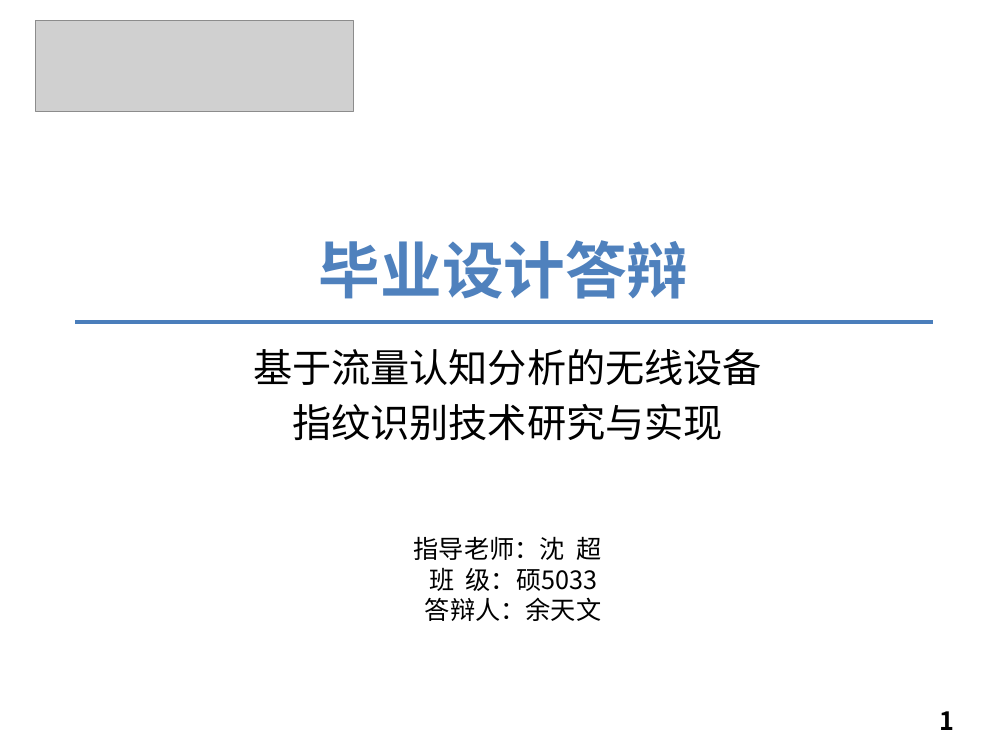
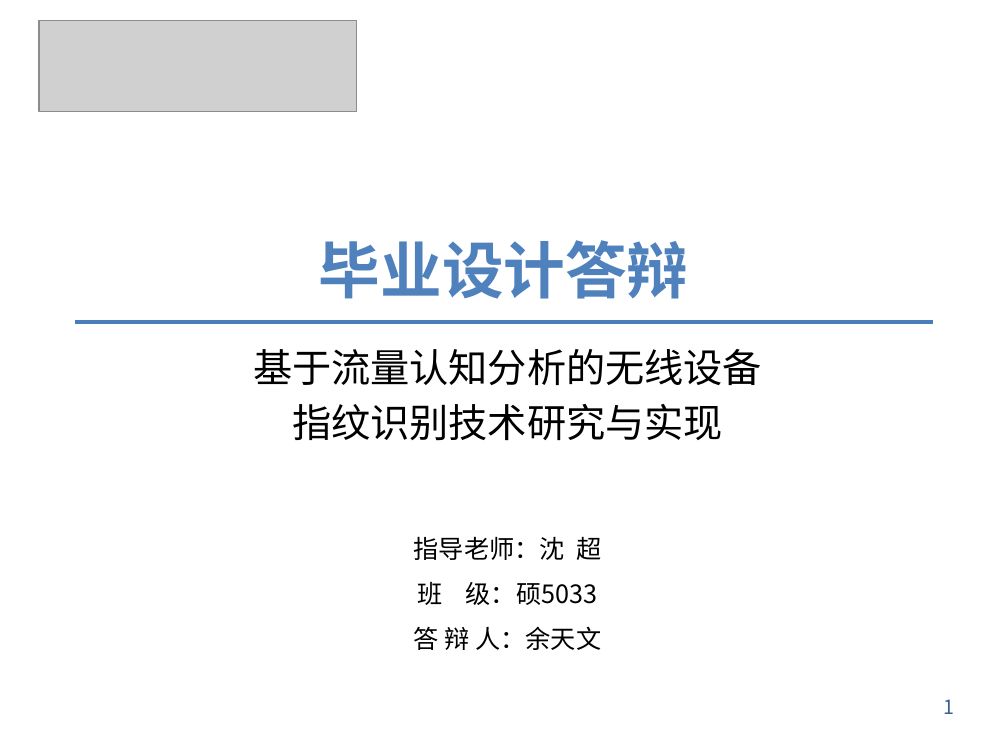
Before and after one commit to tianwen2017111/graduate_git, a slide deck: slide 1 of 余天文-硕5033班.pptx. Drawn at 1008x756 pixels with LibreOffice and Linux fonts; fonts in the diff are those of the drawing; grey boxes stand for pictures. Boxes give left, top, right and bottom in pixels: in the first picture for what was removed or moved away, otherwise in the second. Text is boxed around its words. In the diff, an @@ line names an element or a change of style, - is before the commit and + after.

```diff
--- a/余天文-硕5033班.pptx
+++ b/余天文-硕5033班.pptx
@@ picture: place and size @@
-picture at (35,21,353,112)
+picture at (39,21,357,112)
@@ text at (414,536,601,605): line spacing 1 to 1.5 @@
@@ text at (414,626,601,650): text changed @@
-答辩人：余天文
+答 辩 人：余天文
@@ page number: place and size @@
-page number at (939,711,954,730)
+page number at (943,699,954,714)
@@ page number at (943,699,954,714): size 18 to 14 pt, text colour #000000 to #376092, bold off @@
```
Also in this commit, not shown: 5 other slides changed, 10 slides added, 10 slides removed, 3 other files.
